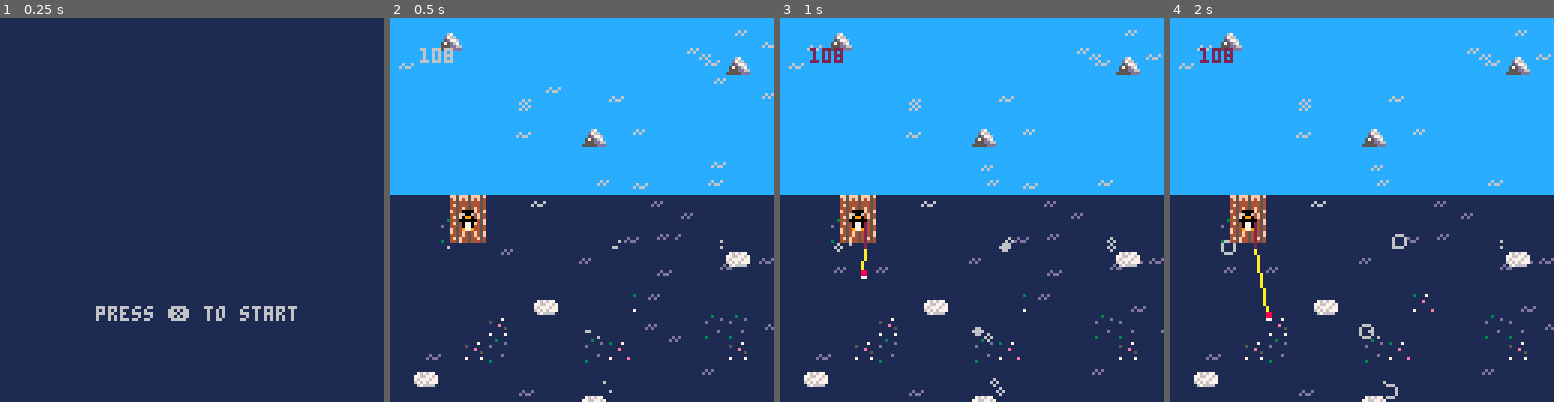
Above: before the commit, frames 1-4 (left to right).
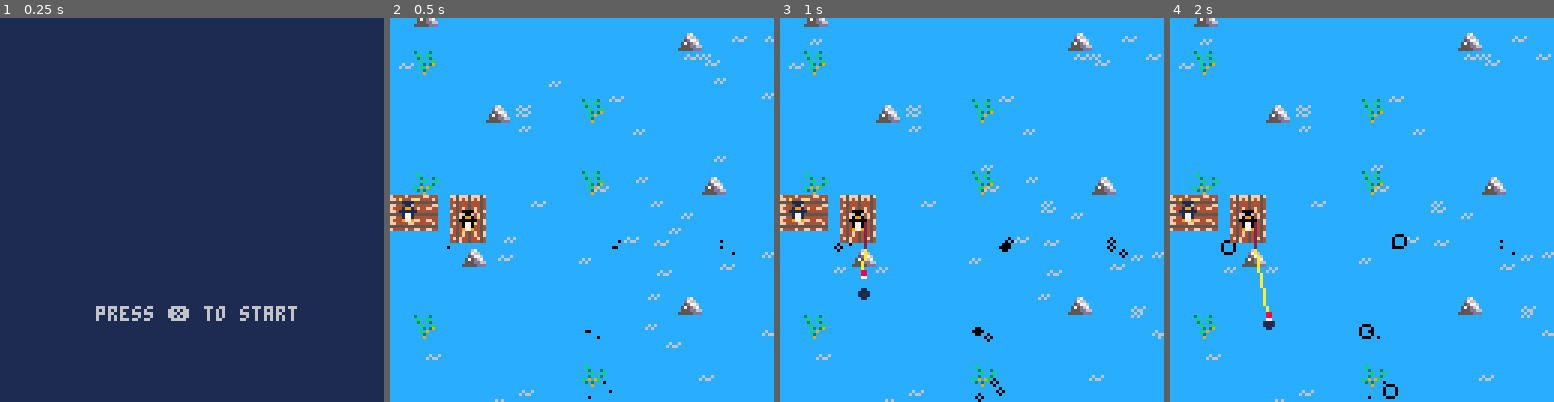
Above: after the commit, the same moments.

Repository: camirmas/carts
Game: PICO-8 cartridge projects/jam.p8
The game is run twice, just before and just after one commit, with the same random seed, the same clock (stepped at 60 frames per second) and the same inputs.
Inputs:
- Up to frame 1 (0.25 s): no input
- Up to frame 2 (0.5 s): tap X (X key) at 0.33 s
- Up to frame 3 (1 s): tap O (Z key) at 0.7 s
- Up to frame 4 (2 s): tap X (X key) at 1.07, 1.85 s; hold Right from 1.6 s (still down); tap O (Z key) at 1.7 s

Frame 1 is identical in both runs. In frame 2, 55% of the frame differs, in the area x 0-100%, y 0-100%; in frame 3, 55%; in frame 4, 55%.

Commit message:
Add initial shop
resolves #7

Complete up to the actual crafting

Diff:
--- a/projects/jam.p8
+++ b/projects/jam.p8
@@ -80,33 +80,63 @@
 	}
 }
 
+function draw_fish(fish, x, y)
+	palt(0, false)
+	palt(fish.t_col, true)
+	spr(fish.k, x, y, fish.dim, fish.dim)
+	palt(0, true)
+	palt(fish.t_col, false)
+end
+
+function draw_item(item, x, y)
+	spr(item.k, x + item.off.x, y + item.off.y)
+end
+
 items = {
 	cassette = {
 		name = "cassette",
 		k = 43,
 		type = item_types.item,
 		dim = 1,
+		off = {x = 0, y = 0},
 	},
 	sm_box = {
 		name = "sm_box",
 		disp_name = "sm. box",
 		k = 41,
 		type = item_types.item,
-		dim = 1
+		dim = 1,
+		components = {
+			wood = 5,
+			metal = 2,
+		},
+		fish = {
+			bass = 5
+		},
+		off = {x = 2, y = 2},
 	},
 	lg_box = {
 		name = "lg_box",
 		disp_name = "lg. box",
 		k = 40,
 		type = item_types.item,
-		dim = 1
+		dim = 1,
+		components = {
+			wood = 8,
+			metal = 4,
+		},
+		fish = {
+			salmon = 4
+		},
+		off = {x = 0, y = 0},
 	},
 	shiny_coin = {
 		name = "shiny_coin",
 		disp_name = "shiny coin",
 		k = 42,
 		type = item_types.item,
-		dim = 1
+		dim = 1,
+		off = {x = 0, y = 0},
 	}
 }
 
@@ -151,6 +181,14 @@
     end
 end
 
+function add_arr(arr1, arr2)
+    local result = {}
+    for i = 1, #arr1 do
+        result[i] = arr1[i] + arr2[i]
+    end
+    return result
+end
+
 function sample(l)
 	return l[flr(rnd(#l)+1)]
 end
@@ -175,6 +213,232 @@
 
 function magnitude(x, y)
 	return sqrt(x^2+y^2)
+end
+
+function create_trader()
+	local w = 14 * 8
+	local h = 15 * 8
+	local bg = {2*8, 2*8, w, h}
+	local bp = {bg[1] + 4, bg[2] + 4, bg[3] - 4, bg[4] - 4}
+	local ilist = {bp[1] + 2, bp[2] + 8, bp[3] - 2, bp[4] - 2}
+
+	local t = {
+		x = 0,
+		y = 16 * 8,
+		w = w,
+		h = h,
+		bg = bg, -- background rect
+		bp = bp, -- backpack overlay rect
+		ilist = ilist, -- item list rect
+
+		enter_zone = {
+			x = 0,
+			y = 16*8,
+			hitbox = {x = 0, y = -4, w = 20, h = 20}
+		},
+		hitbox = {x = 0, y = 0, w = 16, h = 12},
+		enabled = false,
+		selected = 1,
+		items = {
+			items.sm_box,
+			items.lg_box
+		},
+		submenu = {
+			selected = 1,
+			ilist = ilist,
+			enabled = false,
+			item = nil,
+
+			open = function(self, item)
+				self.enabled = true
+				self.item = item
+			end,
+
+			close = function(self)
+				self.enabled = false
+				self.item = nil
+			end,
+
+			select = function(self)
+				if self.selected == 1 and self:craftable() then
+					-- craft
+				else
+					-- exit
+					self:close()
+				end
+			end,
+
+			craftable = function(self)
+				if (not self.item) return
+
+				for name, qty in pairs(self.item.components) do
+					local p_qty = player.backpack.junk[name].quantity
+					if (p_qty < qty) return false
+				end
+
+				for name, qty in pairs(self.item.fish) do
+					local f_qty = player.backpack.fish[name].quantity
+					if (f_qty < qty) return false
+				end
+
+				return true
+			end,
+
+			update = function(self)
+				if btn(k_right) and self.selected == 1 then
+					self.selected = 2
+				elseif btn(k_left) and self.selected == 2 then
+					self.selected = 1
+				end
+			end,
+
+			draw = function(self)
+				-- apply camera offsets
+				local r = add_arr({cam.x, cam.y, cam.x, cam.y}, self.ilist)
+				rectfill(r[1], r[2], r[3], r[4], 6)
+				rect(r[1], r[2], r[3], r[4], 3)
+
+
+				local x_mid = flr(r[1] + (r[3]-r[1])/2)
+				local cx = r[1] + 4
+				local cy = r[2] + 4
+
+				local name = self.item.disp_name or self.item.name
+				draw_item(self.item, cx, cy)
+				print(name .. " X " .. 1, cx + 20, cy + 2, 0)
+
+				cy += 12
+
+				spr(57, x_mid - 4, cy, 1, 1, false, true)
+
+				cy += 12
+
+				for name, qty in pairs(self.item.components) do
+					local p_qty = player.backpack.junk[name].quantity
+					local j = junk[name]
+					spr(j.k, cx, cy)
+					print(j.name .. " X " .. p_qty .. "/" .. qty, cx + 20, cy + 2, 0)
+					cy += 14
+				end
+
+				for name, qty in pairs(self.item.fish) do
+					local p_qty = player.backpack.fish[name].quantity
+					local f = fish[name]
+					draw_fish(f, cx, cy)
+					print(f.name .. " X " .. p_qty .. "/" .. qty, cx + 20, cy + 4, 0)
+					cy += 16
+				end
+
+				local craftable = self:craftable()
+
+				local c = "craft"
+				local e = "exit"
+
+				if (craftable) print(c, x_mid - 3*#c - 6, r[4] - 6, 3)
+				print(e, x_mid + 3*#e, r[4] - 6, 5)
+
+				if (self.selected == 1) and craftable then
+					spr(59, x_mid - 4*#c - 6, r[4] - 8)
+				else
+					spr(59, x_mid + 4*#e - 9, r[4] - 8)
+				end
+			end
+		},
+
+		toggle = function(self)
+			if self.submenu.enabled then
+				self.submenu:close()
+			else
+				self.enabled = not self.enabled
+			end
+		end,
+
+		update = function(self)
+			if btnp(k_O) then
+				if self.submenu.enabled then
+					self.submenu:select()
+				else
+					self.submenu:open(self.items[self.selected])
+				end
+			end
+
+			if self.submenu.enabled and btnp(k_X) then
+				self.submenu:close()
+			end
+
+			if self.submenu.enabled then
+				self.submenu:update()
+				return
+			end
+
+			if btnp(k_down) and self.selected < #self.items then
+				self.selected += 1
+			elseif btnp(k_up) and self.selected > 1 then
+				self.selected -= 1
+			end
+
+		end,
+
+		draw = function(self)
+			spr(9, self.x, self.y, 2, 2)
+
+			palt(0, false)
+			palt(11, true)
+
+			spr(56, self.x + 2, self.y + 1)
+
+			palt(0, true)
+			palt(11, false)
+
+			draw_hitbox(self)
+
+			if self.enabled then
+				-- apply camera offsets
+				local c = {cam.x, cam.y, cam.x, cam.y}
+				local bg = add_arr(c, self.bg)
+				local bp = add_arr(c, self.bp)
+				local ilist = add_arr(c, self.ilist)
+
+				-- background
+				rectfill(bg[1], bg[2], bg[3], bg[4], 5)
+
+				-- backpack overlay
+				rectfill(bp[1], bp[2], bp[3], bp[4], 15)
+
+				-- title
+				local title = "craft"
+				print(title, bp[1] + 2, bp[2] + 2, 0)
+
+				-- draw items
+				rect(ilist[1], ilist[2], ilist[3], ilist[4], 3)
+
+				local cx_init = ilist[1] + 3
+				local cy_init = ilist[2] + 3
+				local cx = cx_init
+				local cy = cy_init
+
+				local i = 1
+				for item in all(self.items) do
+
+					if i == self.selected then
+						spr(59, cx, cy + 2)
+					end
+
+					draw_item(item, cx + 4, cy + 2)
+
+					print((item.disp_name or item.name), cx + 20, cy + 4, 0)
+
+					cy += 16
+					i += 1
+				end
+
+				if (self.submenu.enabled) self.submenu:draw()
+			end
+		end
+	}
+	add(objects, t)
+
+	return t
 end
 
 function create_boat_particles(spd)
@@ -731,10 +995,8 @@
 		end,
 
 		move = function(self, dx, dy)
-			local collided = false
 			for obj in all(objects) do
 				if self:collide(obj, dx, dy) then
-					collided = true
 					dx = 0
 					dy = 0
 				end
@@ -948,28 +1210,40 @@
     local r = create_obs(x, y, k_ice_block)
     r.hitbox = {x=1, y=4, w=7, h=4}
 
-    return r
+    return
 end
 
 function start_game()
 	states:update_state(states.game)
-	player = create_player(20, 32 * 8)
+	player = create_player(20, 16 * 8)
 	cam = {x=0, y=0}
+	trader = create_trader()
 	backpack_ui = create_backpack_ui()
 
 	for _, f in pairs(fish) do
-		player.backpack:add(f, 1)
+		player.backpack:add(f, 10)
 	end
 	for _, j in pairs(junk) do
-		player.backpack:add(j, 1)
+		player.backpack:add(j, 10)
 	end
 	for _, i in pairs(items) do
-		player.backpack:add(i, 1)
+		player.backpack:add(i, 10)
 	end
 end
 
 function create_backpack_ui()
+	local w = 14 * 8
+	local h = 14 * 8
+	local bg = {2*8, 2*8, w, h}
+	local bp = {bg[1] + 4, bg[2] + 4, bg[3] - 4, bg[4] - 4}
+	local ilist = {bp[1] + 2, bp[2] + 8, bp[3] - 2, bp[4] - 2}
+
 	backpack_ui = {
+		w = w,
+		h = h,
+		bg = bg, -- background rect
+		bp = bp, -- backpack overlay rect
+		ilist = ilist, -- item list rect
 		curr_page = 1,
 		pages = {},
 		enabled = false,
@@ -1049,39 +1323,27 @@
 		draw = function(self)
 			local page = {}
 
-			w = 14*8
-			h = 14*8
+			-- apply offsets
+			local c = {cam.x, cam.y, cam.x, cam.y}
+			local bg = add_arr(c, self.bg)
+			local bp = add_arr(c, self.bp)
+			local ilist = add_arr(c, self.ilist)
 
 			-- background
-			local bx0 = cam.x + 2*8
-			local by0 = cam.y + 2*8
-			local bx1 = cam.x + w
-			local by1 = cam.y + h
-			rectfill(bx0, by0, bx1, by1, 4)
+			rectfill(bg[1], bg[2], bg[3], bg[4], 4)
 
 			-- backpack overlay
-			local x0 = bx0 + 4
-			local y0 = by0 + 4
-			local x1 = bx1 - 4
-			local y1 = by1 - 4
-			rectfill(x0, y0, x1, y1, 15)
+			rectfill(bp[1], bp[2], bp[3], bp[4], 15)
 
 			-- title
 			local title = "backpack"
-			print(title, x0 + 2, y0 + 2, 0)
+			print(title, bp[1] + 2, bp[2] + 2, 0)
 
 			-- draw fish
-			local disp_x0 = x0 + 2
-			local disp_y0 = y0 + 8
-			local disp_x1 = x1 - 2
-			local disp_y1 = y1 - 2
-
-			local menu_w = disp_x1 - disp_x0
-
-			rect(disp_x0, disp_y0, disp_x1, disp_y1, 3)
-
-			local cx_init = disp_x0 + 2
-			local cy_init = disp_y0 + 2
+			rect(ilist[1], ilist[2], ilist[3], ilist[4], 3)
+
+			local cx_init = ilist[1] + 2
+			local cy_init = ilist[2] + 2
 			local cx = cx_init
 			local cy = cy_init
 
@@ -1097,24 +1359,22 @@
 					spr(item.k, cx + 4, cy + 3, item.dim, item.dim)
 					cy += 16
 				else
-					palt(0, false)
-					palt(item.t_col, true)
-					spr(item.k, cx, cy, item.dim, item.dim)
-					palt(0, true)
-					palt(item.t_col, false)
+					draw_fish(item, cx, cy)
 					cy += 18
 				end
 			end
+
+			local w = ilist[3] - ilist[1]
 
 			-- left/right page buttons
 			self.page_l = {
-				x=disp_x0 + flr(menu_w/2) - 24,
-				y = disp_y1 - 8,
+				x=ilist[1] + flr(w/2) - 24,
+				y = ilist[4] - 8,
 				enabled=self.curr_page > 1
 			}
 			self.page_r = {
-				x=disp_x0 + flr(menu_w/2) + 16,
-				y = disp_y1 - 8,
+				x=ilist[1] + flr(w/2) + 16,
+				y = ilist[4] - 8,
 				enabled=self.curr_page < #self.pages
 			}
 			self.page_l.k = self.page_l.enabled and 59 or 58
@@ -1122,7 +1382,10 @@
 
 			spr(self.page_l.k, self.page_l.x, self.page_l.y, 1, 1, true, false)
 			spr(self.page_r.k, self.page_r.x, self.page_r.y)
-			print("" .. self.curr_page .. " / " .. #self.pages, self.page_l.x + 14, self.page_l.y + 1, 5)
+
+			-- page number
+			local pn = #self.pages or 1
+			print("" .. self.curr_page .. " / " .. pn, self.page_l.x + 14, self.page_l.y + 1, 5)
 		end,
 	}
 
@@ -1147,10 +1410,19 @@
 			debug = ""
 
 			if btnp(k_X) then
-				backpack_ui:toggle()
-			end
-
-			if (backpack_ui.enabled) then
+				if player:collide(trader.enter_zone, 0, 0) then
+					trader:toggle()
+				else
+					backpack_ui:toggle()
+				end
+			end
+
+			if trader.enabled then
+				trader:update()
+				return
+			end
+
+			if backpack_ui.enabled then
 				backpack_ui:update()
 				return
 			end
@@ -1184,7 +1456,6 @@
 				part:update()
 			end
 
-			debug = "" .. #objects
 			if (#waves < n_waves_max) create_waves()
 			if (#fishing_spots < n_fishing_spots) create_fishing_spots()
 			local spd = magnitude(player.spd.x, player.spd.y)
@@ -1216,10 +1487,14 @@
 
 			player:draw()
 
+			trader:draw()
+
 			if (backpack_ui.enabled) backpack_ui:draw()
 
 			-- debug = "missed: " .. missed
 			-- debug = "" .. get_region(player.x, player.y).id
+			-- debug = "trader: " .. (trader.enabled and "yes" or "no")
+			-- debug = "backpack: " .. (backpack_ui.enabled and "yes" or "no")
 
 			print(debug, cam.x + 10, cam.y + 10)
 		end
@@ -1397,35 +1672,35 @@
 __map__
 0101010101010101010101010101010101010101010101010101010101010101010101010101010101010101010101010101010101010101010101010101010101010101010101010101010101010101010101010101010101010101010101010101010101010101010101010101010101010101010101010101010101010101
 0101010101010101011301010101010101010101010101010113010101010101010101010101010101010101130101010101010101131313010101010101010101010101010101010101010101010101010101010101010101010101010101010101010101010101010101010101010101010101010101010101010101010101
-0101010113010114010101010101010101010101010101010101010101010101010101011401010101010101010101010101010113010114130101010101010101010101010101010101010101010101010101010101010101010101010101010101010101010101010101010101010101010101010101010101010101010101
+0101010113010114010101010101010101240101010101010101010101010101010101011401010101010101010101010101010113010114130101010101010101010101010101010101010101010101010101010101010101010101010101010101010101010101010101010101010101010101010101010101010101010101
 0101010101010101010101010101010101010101010101010101010114010101130101010101010101010101010101010101011301010101011301010101010101010101010101010101010101010101010101010101010101010101010101010101010101010101010101010101010101010101010101010101010101010101
-0114010101010101010101011301010101010101010101010101010101010101010101010101010101010101010101010101010113010101130101010101010101010101010101010101010101010101010101010101010101010101010101010101010101010101010101010101010101010101010101010101010101010101
-0101010101010101010101010101010101010101011301010101010101010101010101010101010101010114010101010101010101131313010101010101010101010101010101010101010101010101010101010101010101010101010101010101010101010101010101010101010101010101010101010101010101010101
+0124010101010101010101011301010101010101010101010101010101010101010101010101012401010101010101010101010113010101130101010101010101010101010101010101010101010101010101010101010101010101010101010101010101010101010101010101010101010101010101010101010101010101
+0101010101010101012401010101010101010101011301010101010101010101010101010101010101010114010101010101010101131313010101010101010101010101010101010101010101010101010101010101010101010101010101010101010101010101010101010101010101010101010101010101010101010101
 0101010101011301010101010101140101010101010101010101010101010101010101010101010101010101010101010101010101010101010101010101010101010101010101010101010101010101010101010101010101010101010101010101010101010101010101010101010101010101010101010101010101010101
-0101010101010101010101010101010101010101010101010101010101010101010101010101010101010101010101010101010101010101010101010101010101010101010101010101010101010101010101010101010101010101010101010101010101010101010101010101010101010101010101010101010101010101
+0101010101010101010101010101010101010101010101010101010124010101010101010101010101010101010101010101010101010101010101010101010101010101010101010101010101010101010101010101010101010101010101010101010101010101010101010101010101010101010101010101010101010101
 0113010101010101010101010101010101010101010101010101010101010101010114010101010101010101010101010101010101010101010101010101010101010101010101010101010101010101010101010101010101010101010101010101010101010101010101010101010101010101010101010101010101010101
 0101010101010101010101011301010101010101010101010101010101010101010101010101010101010101010101130113010101010101010101010101010101010101010101010101010101010101010101010101010101010101010101010101010101010101010101010101010101010101010101010101010101010101
-0114010101010101010101010101010101010101010101010101010101010101010101010101010101010101010101011301010101010101010101010101010101010101010101010101010101010101010101010101010101010101010101010101010101010101010101010101010101010101010101010101010101010101
+0114010101010101010101010101010124010101010101010101010101010101010101010101010101010101010101011301010101010101010101010101010101010101010101010101010101010101010101010101010101010101010101010101010101010101010101010101010101010101010101010101010101010101
 0101010101010101010101010101010101010101010101011401010101130101010101010101011301010101010101010101010114010101010101010101010101010101010101010101010101010101010101010101010101010101010101010101010101010101010101010101010101010101010101010101010101010101
 0101010113010101140101010101010101010101130101010101010101010101010101010101010101011401010101010101010101010101010101010101010101010101010101010101010101010101010101010101010101010101010101010101010101010101010101010101010101010101010101010101010101010101
 0101010101010101010101010101010101010101010101010101010101010101010101010101010101010101010101010101010101010101010101010101010101010101010101010101010101010101010101010101010101010101010101010101010101010101010101010101010101010101010101010101010101010101
 0101010101010101010101010101010101010101010101010101010101010101010114010101010101010101010101010101010101010101010101010101010101010101010101010101010101010101010101010101010101010101010101010101010101010101010101010101010101010101010101010101010101010101
-0101010101010101140101010113010101010101010101010101010101010101010101010101010101010101010101010101010101010101010101010101010101010101010101010101010101010101010101010101010101010101010101010101010101010101010101010101010101010101010101010101010101010101
+0124010101010101140101010113010101010101010101010101010101010101010101010101010101010101010101010101010101010101010101010101010101010101010101010101010101010101010101010101010101010101010101010101010101010101010101010101010101010101010101010101010101010101
 0101010101010101010101010101010101011401010101010113010101010101130101010101010101010101010101010101010101010101010101010101010101010101010101010101010101010101010101010101010101010101010101010101010101010101010101010101010101010101010101010101010101010101
-0101010101010101010101010101010101010101010101010101010101010101011301010101010101010101010101010101010101010101010101010101010101010101010101010101010101010101010101010101010101010101010101010101010101010101010101010101010101010101010101010101010101010101
+0101010101010101010101010101010101010101010101010101010101010101011301010101010101010101010101010101240101010101010101010101010101010101010101010101010101010101010101010101010101010101010101010101010101010101010101010101010101010101010101010101010101010101
 0101011301010101010101010101010101010101010101010101010101010101010101010101010101010113010101010101010113010113010101010101010101010101010101010101010101010101010101010101010101010101010101010101010101010101010101010101010101010101010101010101010101010101
 0101010101010101010101010101010101010101010101010101010114010101010101010101010101010101010101010101010101010101010101010101010101010101010101010101010101010101010101010101010101010101010101010101010101010101010101010101010101010101010101010101010101010101
 0101010101010101010101011301010101010101011301010101010101010101010101010101010101010101010101010101010101010101010101010101010101010101010101010101010101010101010101010101010101010101010101010101010101010101010101010101010101010101010101010101010101010101
-0114010101010101010101010101010101010101010101010101011301010101010101010101010101010101010101010101010101010101010101010101010101010101010101010101010101010101010101010101010101010101010101010101010101010101010101010101010101010101010101010101010101010101
+0114010101010101010101010101010101010101010101010101011301010101010101012401010101010101010101010101010101010101010101010101010101010101010101010101010101010101010101010101010101010101010101010101010101010101010101010101010101010101010101010101010101010101
 0101010101010101010101010101010114010101010101010101010101010101010113010101010101011401010101010101010101010101010101010101010101010101010101010101010101010101010101010101010101010101010101010101010101010101010101010101010101010101010101010101010101010101
-0101010101010101010101010101010101010101010101010101011401010101010101010101010101010101010101010101010101010101010101010101010101010101010101010101010101010101010101010101010101010101010101010101010101010101010101010101010101010101010101010101010101010101
-0101010101010101010101010101010101010101010101010101010101010101010101010101010101010101010101010101010101010101010114010101010101010101010101010101010101010101010101010101010101010101010101010101010101010101010101010101010101010101010101010101010101010101
+0101010101010101240101010101010101010101010101010101011401010101010101010101010101010101010101010101010101010101010101010101010101010101010101010101010101010101010101010101010101010101010101010101010101010101010101010101010101010101010101010101010101010101
+0101010101010101010101010101010101010101012401010101010101010101010101010101010101010101010101010124010101010101010114010101010101010101010101010101010101010101010101010101010101010101010101010101010101010101010101010101010101010101010101010101010101010101
 0101130101010101010101010101010101010101010101010101010101010101010101010101010101010101010101010101010101011301010101010101010101010101010101010101010101010101010101010101010101010101010101010101010101010101010101010101010101010101010101010101010101010101
 0101010101010101010101010101130101010101010101010101010101010101140101010101010101010101010101010101010101010101010101010101010101010101010101010101010101010101010101010101010101010101010101010101010101010101010101010101010101010101010101010101010101010101
-0101010101010101010101010101010101010101010101010101010101010101010101010101130101010101010101130101010101010101010101010101010101010101010101010101010101010101010101010101010101010101010101010101010101010101010101010101010101010101010101010101010101010101
+0101010124010101010101010101010101010101010101010101010101240101010101010101130101010101010101130101010101010101010101010101010101010101010101010101010101010101010101010101010101010101010101010101010101010101010101010101010101010101010101010101010101010101
 0101010101010101010101010101010101010101010101130101010101010101010101010101010101010101010101010101010101010101010101010101010101010101010101010101010101010101010101010101010101010101010101010101010101010101010101010101010101010101010101010101010101010101
-0101010101010101130101010101010101010101010101010101010101010101010101010101010101010101010101010101010101010101010101010101010101010101010101010101010101010101010101010101010101010101010101010101010101010101010101010101010101010101010101010101010101010101
-0101010101010101010101010101010101010101010101010101011301010101010101010101010101010101010101010101010101010101010101010101010101010101010101010101010101010101010101010101010101010101010101010101010101010101010101010101010101010101010101010101010101010101
+0101010101010101130101140101010101010124010101010101010101010101010101010101010101010101010101010101010101010101010101010101010101010101010101010101010101010101010101010101010101010101010101010101010101010101010101010101010101010101010101010101010101010101
+0101010101010101010101010101010101010101010101010101011301010101010101010101010101240101010101010101010124010101010101010101010101010101010101010101010101010101010101010101010101010101010101010101010101010101010101010101010101010101010101010101010101010101
 0101010101010101010101010101010101010101010101010101010101010101010101010101010101010101010101010101010101010101010101010101010101010101010101010101010101010101010101010101010101010101010101010101010101010101010101010101010101010101010101010101010101010101
 
 
Not shown, changed: 23 lines of the sprite sheet (__gfx__) section of projects/jam.p8
